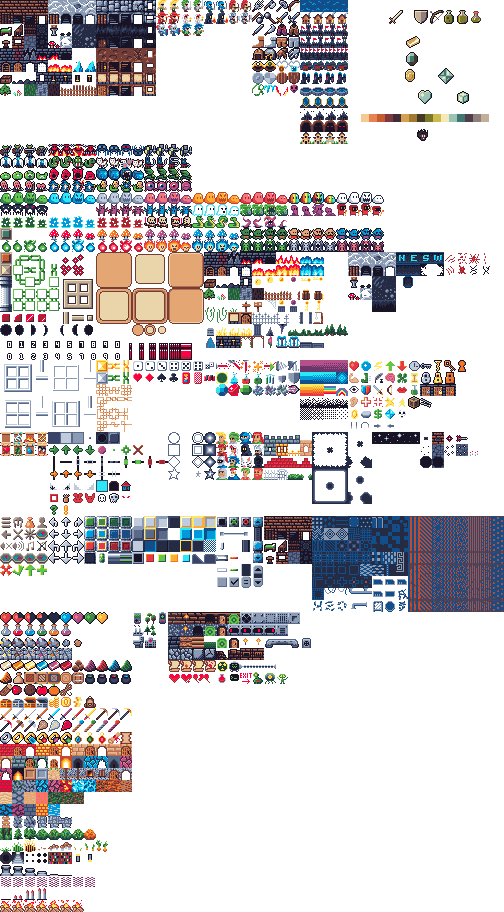
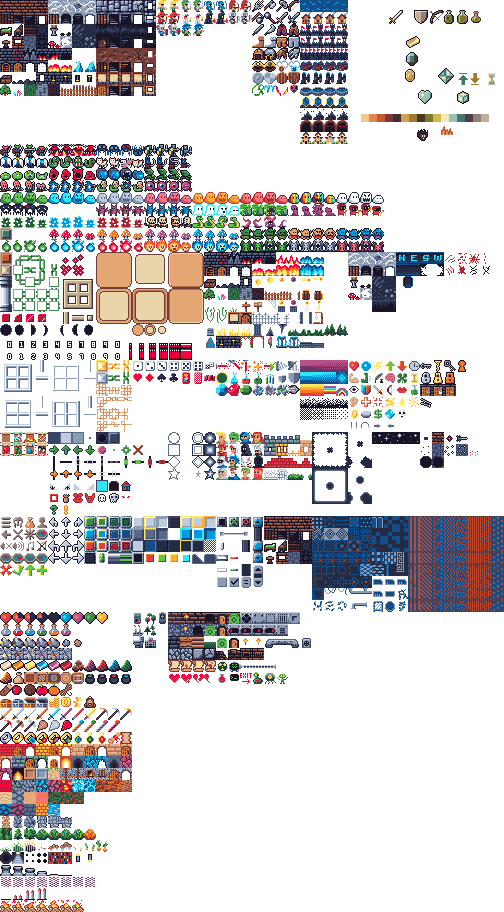
The second (504, 912) image is a revision of the first. Changes to its layers:
added layer "Layer 7" above "Layer 6" over box(441, 126, 453, 135)
added layer "Layer 6" above "Layer 5" over box(458, 73, 495, 85)
removed layer "Layer 4" over box(408, 396, 420, 409)
